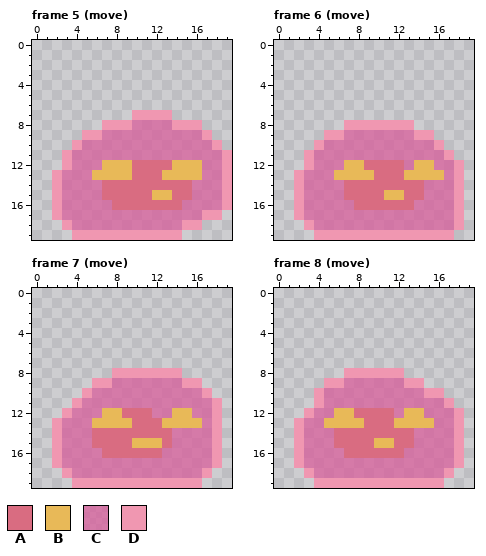
Pixel-art file -- Assets/Art/Player/slime.aseprite. The picture above was drawn from the file before the commit.
20x20 pixels, 46 frames. Shown: frame 5 (move), frame 6 (move), frame 7 (move), frame 8 (move). The commit also changed other frames, which this record leaves out.
Palette (. is transparent): A #d96c81  B #e8b958  C #d75f9bc0  D #f097b1
Now the later version:
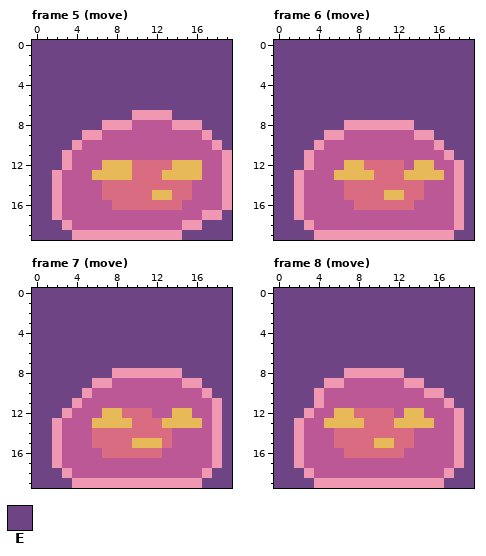
Colours new in this view: E #6f4485
Log entry: added moveToHook animation should play land animation then movetohook (loop)
The exact change:
layer "BG" now shown
colour C: #d75f9bc0 -> #bd5896
Changed rows in their new state; - is a pixel that keeps its letter.
Frame 5 (move), layer "BG":
first column x 0:
 0 EEEEEEEEEEEEEEEEEEEE
 1 EEEEEEEEEEEEEEEEEEEE
 2 EEEEEEEEEEEEEEEEEEEE
 3 EEEEEEEEEEEEEEEEEEEE
 4 EEEEEEEEEEEEEEEEEEEE
 5 EEEEEEEEEEEEEEEEEEEE
 6 EEEEEEEEEEEEEEEEEEEE
 7 EEEEEEEEEE----EEEEEE
 8 EEEEEEE----------EEE
 9 EEEEE-------------EE
10 EEEE---------------E
11 EEE-----------------
12 EEE-----------------
13 EE------------------
14 EE------------------
15 EE------------------
16 EE------------------
17 EE-----------------E
18 EEE--------------EEE
19 EEEE-----------EEEEE
Frame 6 (move), layer "BG":
first column x 0:
 0 EEEEEEEEEEEEEEEEEEEE
 1 EEEEEEEEEEEEEEEEEEEE
 2 EEEEEEEEEEEEEEEEEEEE
 3 EEEEEEEEEEEEEEEEEEEE
 4 EEEEEEEEEEEEEEEEEEEE
 5 EEEEEEEEEEEEEEEEEEEE
 6 EEEEEEEEEEEEEEEEEEEE
 7 EEEEEEEEEEEEEEEEEEEE
 8 EEEEEEE-------EEEEEE
 9 EEEEE-----------EEEE
10 EEEE-------------EEE
11 EEE---------------EE
12 EEE----------------E
13 EE-----------------E
14 EE-----------------E
15 EE-----------------E
16 EE-----------------E
17 EE-----------------E
18 EEE----------------E
19 EEEE--------------EE
Frame 7 (move), layer "BG":
first column x 0:
 0 EEEEEEEEEEEEEEEEEEEE
 1 EEEEEEEEEEEEEEEEEEEE
 2 EEEEEEEEEEEEEEEEEEEE
 3 EEEEEEEEEEEEEEEEEEEE
 4 EEEEEEEEEEEEEEEEEEEE
 5 EEEEEEEEEEEEEEEEEEEE
 6 EEEEEEEEEEEEEEEEEEEE
 7 EEEEEEEEEEEEEEEEEEEE
 8 EEEEEEEE-------EEEEE
 9 EEEEEE-----------EEE
10 EEEEE-------------EE
11 EEEE---------------E
12 EEE----------------E
13 EE-----------------E
14 EE-----------------E
15 EE-----------------E
16 EE-----------------E
17 EE-----------------E
18 EEE---------------EE
19 EEEE-------------EEE
Frame 8 (move), layer "BG":
first column x 0:
 0 EEEEEEEEEEEEEEEEEEEE
 1 EEEEEEEEEEEEEEEEEEEE
 2 EEEEEEEEEEEEEEEEEEEE
 3 EEEEEEEEEEEEEEEEEEEE
 4 EEEEEEEEEEEEEEEEEEEE
 5 EEEEEEEEEEEEEEEEEEEE
 6 EEEEEEEEEEEEEEEEEEEE
 7 EEEEEEEEEEEEEEEEEEEE
 8 EEEEEEE------EEEEEEE
 9 EEEEE----------EEEEE
10 EEEE-------------EEE
11 EEEE--------------EE
12 EEE----------------E
13 EE-----------------E
14 EE-----------------E
15 EE-----------------E
16 EE-----------------E
17 EE-----------------E
18 EEE---------------EE
19 EEEE-------------EEE
